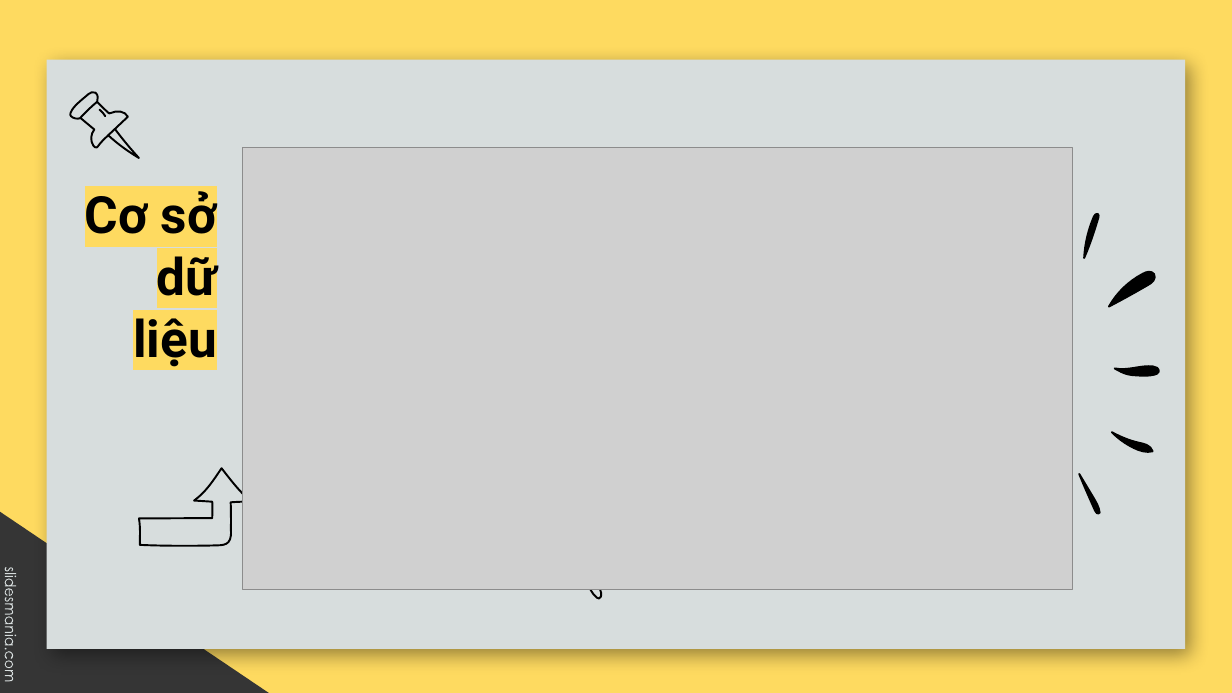
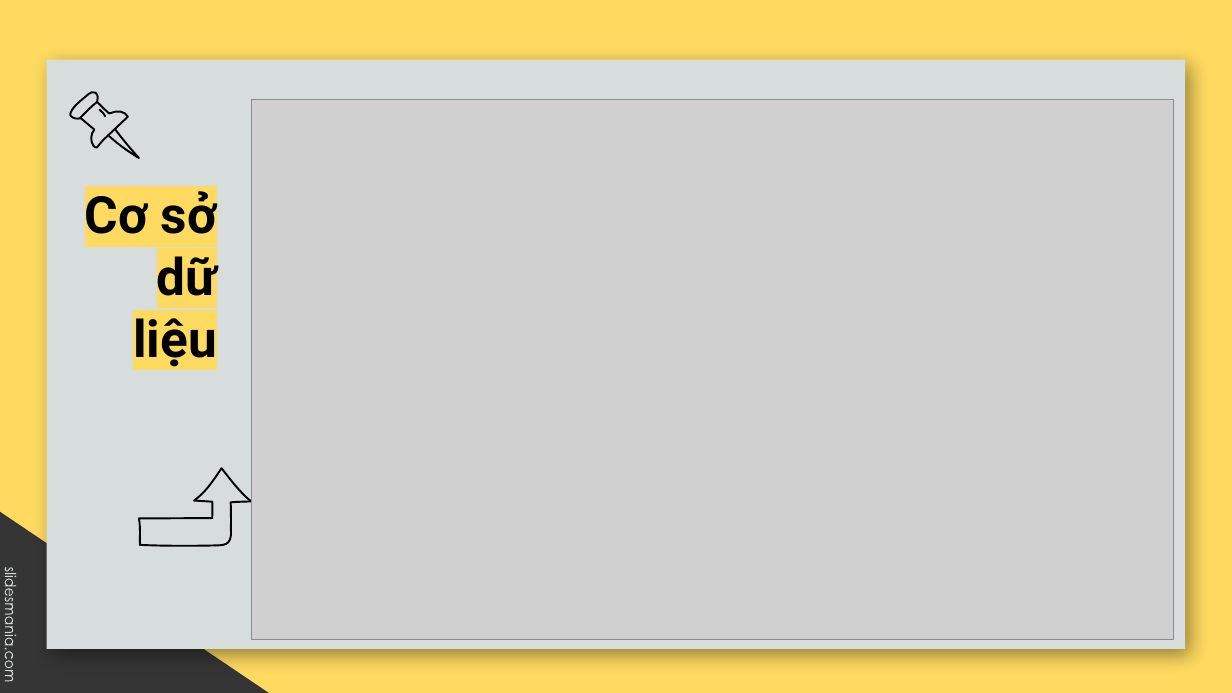
Before and after one commit to b1910319/NienLuan_Nganh, a slide deck: slide 17 of slide_nienluan.pptx. Drawn at 1232x693 pixels with LibreOffice and Linux fonts; fonts in the diff are those of the drawing; grey boxes stand for pictures; background and template pictures are left out. Boxes give left, top, right and bottom in pixels: in the first picture for what was removed or moved away, otherwise in the second. Text is boxed around its words. In the diff, an @@ line names an element or a change of style, - is before the commit and + after.

```diff
--- a/slide_nienluan.pptx
+++ b/slide_nienluan.pptx
@@ picture: place and size @@
-picture at (242,147,1072,590)
+picture at (251,99,1174,640)
@@ group removed at (1080,213,1159,514): 5 freeform shapes @@
@@ ellipse removed at (549,528,645,594) @@
@@ freeform shape removed at (556,520,636,597) @@
@@ freeform shape removed at (585,574,604,601) @@
```
Also in this commit, not shown: 4 other slides changed, 2 slides added, 2 slides removed, 12 other files.
